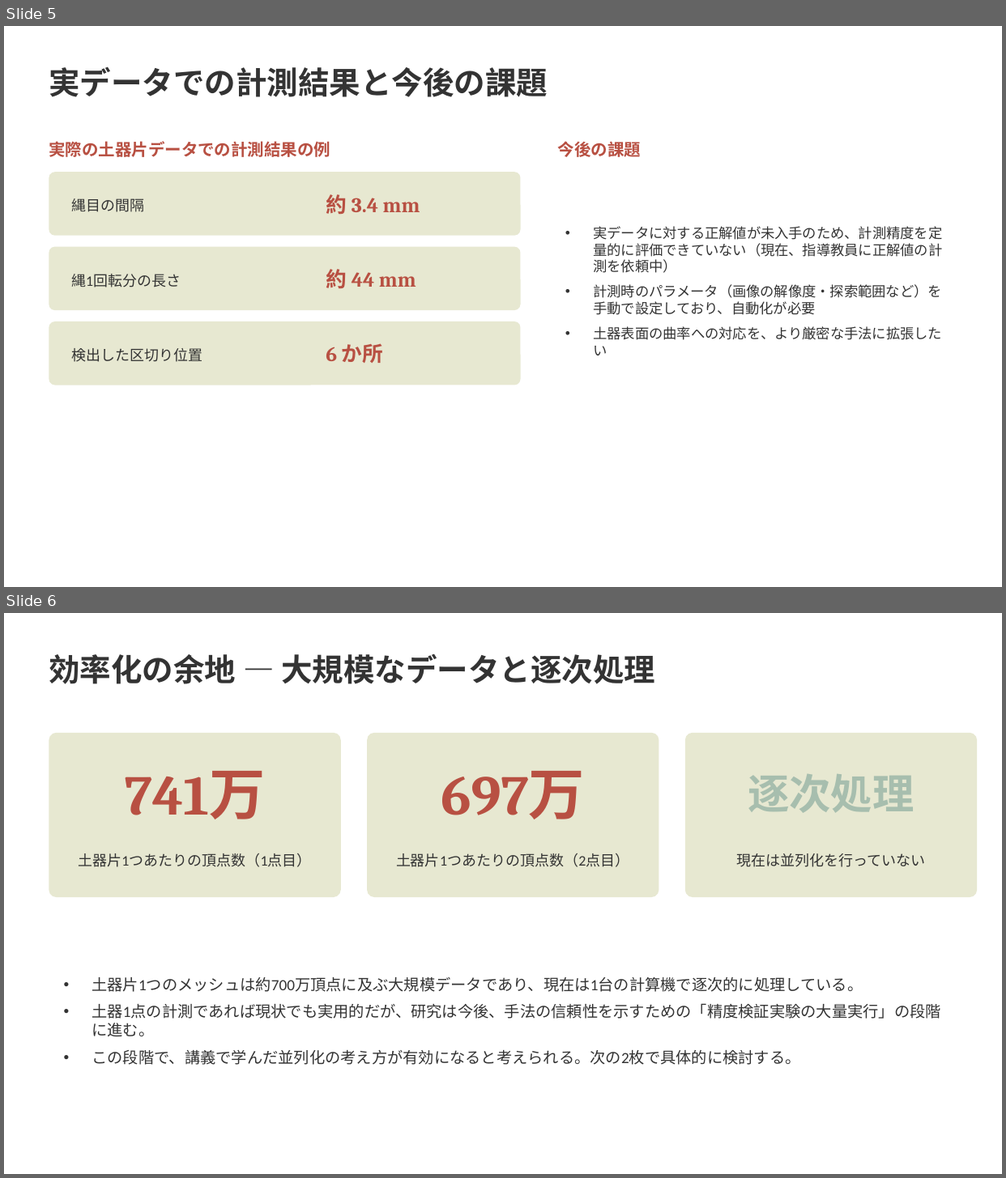
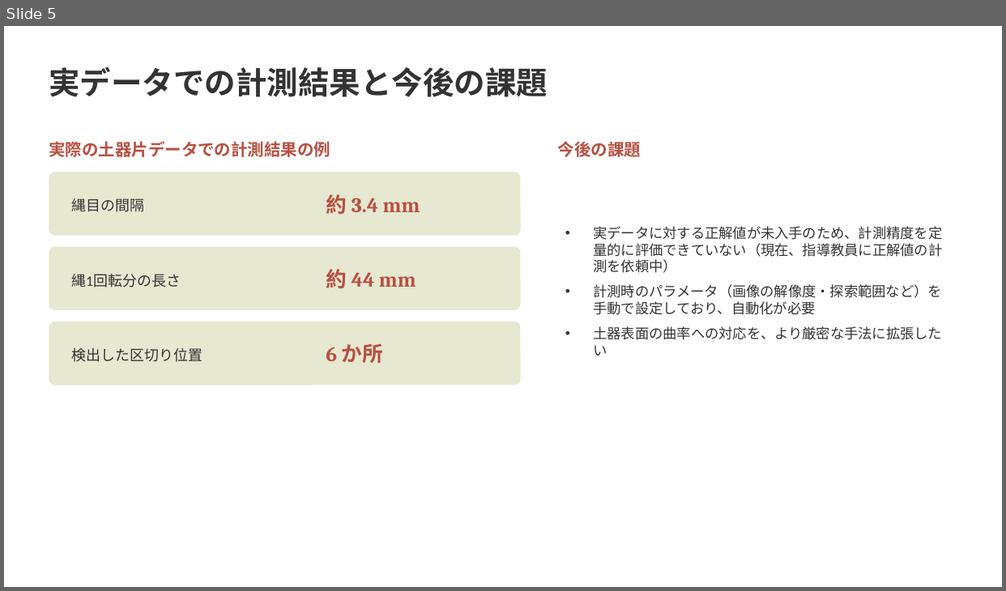
Before and after one commit to Ryusan09/MultivariatAanalysis, a slide deck: 13/第13回発表_修士研究と大規模計算.pptx. Shown one above the other, each under a label of ours: slides 5 and 6 before the commit, slide 5 after it. The pictures are 1006x1178 and 1006x591 pixels, drawn with LibreOffice and Linux fonts; fonts in the diff are those of the drawing. Boxes give left, top, right and bottom in pixels: in the first picture for what was removed or moved away, otherwise in the second. Text is boxed around its words. In the diff, an @@ line names an element or a change of style, - is before the commit and + after.

```diff
--- a/13/第13回発表_修士研究と大規模計算.pptx
+++ b/13/第13回発表_修士研究と大規模計算.pptx
@@ slide 6 removed at box(4, 613, 1002, 1174), background #FFFFFF @@
@@ text removed at box(49, 653, 655, 684) @@
-効率化の余地 — 大規模なデータと逐次処理
@@ rounded rectangle removed at box(49, 733, 341, 897) @@
@@ rounded rectangle removed at box(367, 733, 659, 897) @@
@@ rounded rectangle removed at box(685, 733, 978, 897) @@
@@ text removed at box(125, 771, 266, 820) @@
-741万
@@ text removed at box(441, 771, 585, 820) @@
-697万
@@ text removed at box(748, 774, 914, 813) @@
-逐次処理
@@ text removed at box(78, 854, 311, 867) @@
-土器片1つあたりの頂点数（1点目）
@@ text removed at box(396, 854, 629, 867) @@
-土器片1つあたりの頂点数（2点目）
@@ text removed at box(736, 854, 925, 867) @@
-現在は並列化を行っていない
@@ text removed at box(91, 977, 940, 1065) @@
-• 土器片1つのメッシュは約700万頂点に及ぶ大規模データであり、現在は1台の計算機で逐次的に処理している。
-• 土器1点の計測であれば現状でも実用的だが、研究は今後、手法の信頼性を示すための「精度検証実験の大量実行」の段階に進む。
-• この段階で、講義で学んだ並列化の考え方が有効になると考えられる。次の2枚で具体的に検討する。
```
Also in this commit, not shown: 2 slides changed, 1 other slide removed.
